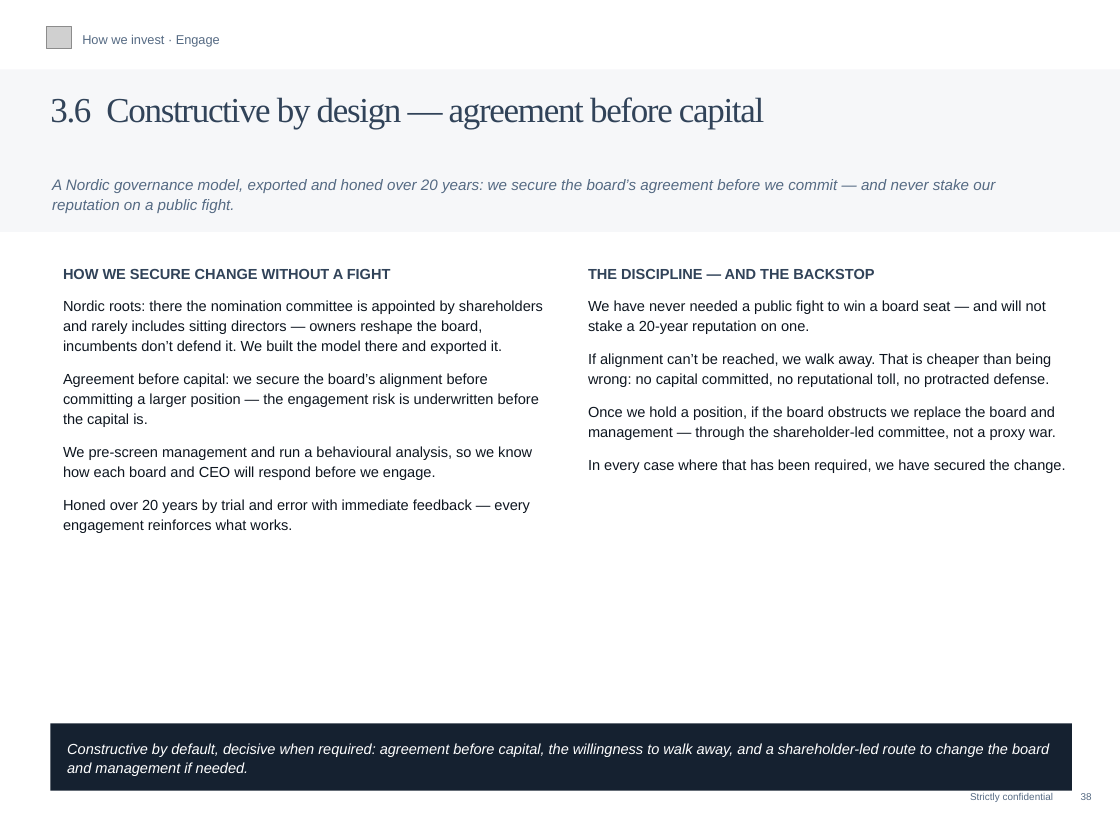
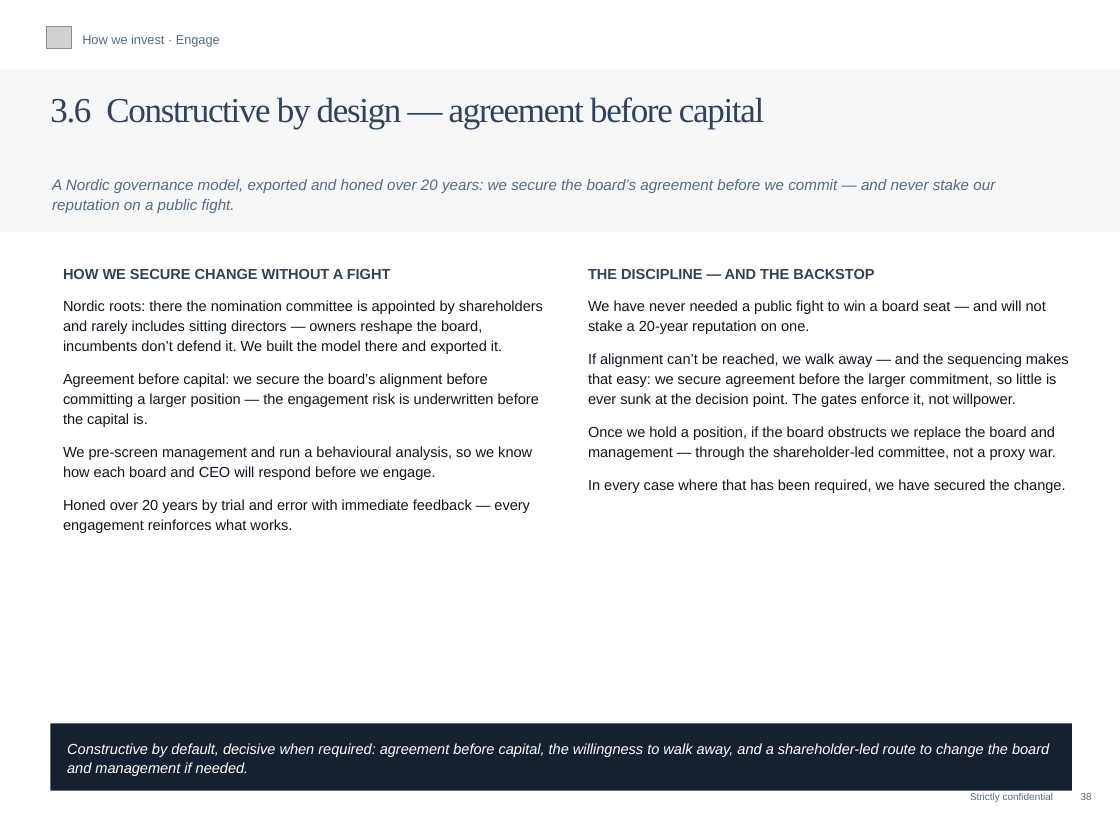
Before and after one commit to charette-lab/Claude, a slide deck: slide 41 of Athanase_Engaged_Ownership_Allocator_Deck.pptx. Drawn at 1120x840 pixels with LibreOffice and Linux fonts; fonts in the diff are those of the drawing; grey boxes stand for pictures. Boxes give left, top, right and bottom in pixels: in the first picture for what was removed or moved away, otherwise in the second. Text is boxed around its words. In the diff, an @@ line names an element or a change of style, - is before the commit and + after.

```diff
--- a/Athanase_Engaged_Ownership_Allocator_Deck.pptx
+++ b/Athanase_Engaged_Ownership_Allocator_Deck.pptx
@@ text at (588,353,1069,407): text changed @@
-If alignment can’t be reached, we walk away. That is cheaper than being wrong: no capital committed, no reputational toll, no protracted defense.
+If alignment can’t be reached, we walk away — and the sequencing makes that easy: we secure agreement before the larger commitment, so little is ever sunk at the decision point. The gates enforce it, not willpower.
```
Also in this commit, not shown: 3 other slides changed, 1 other file.
